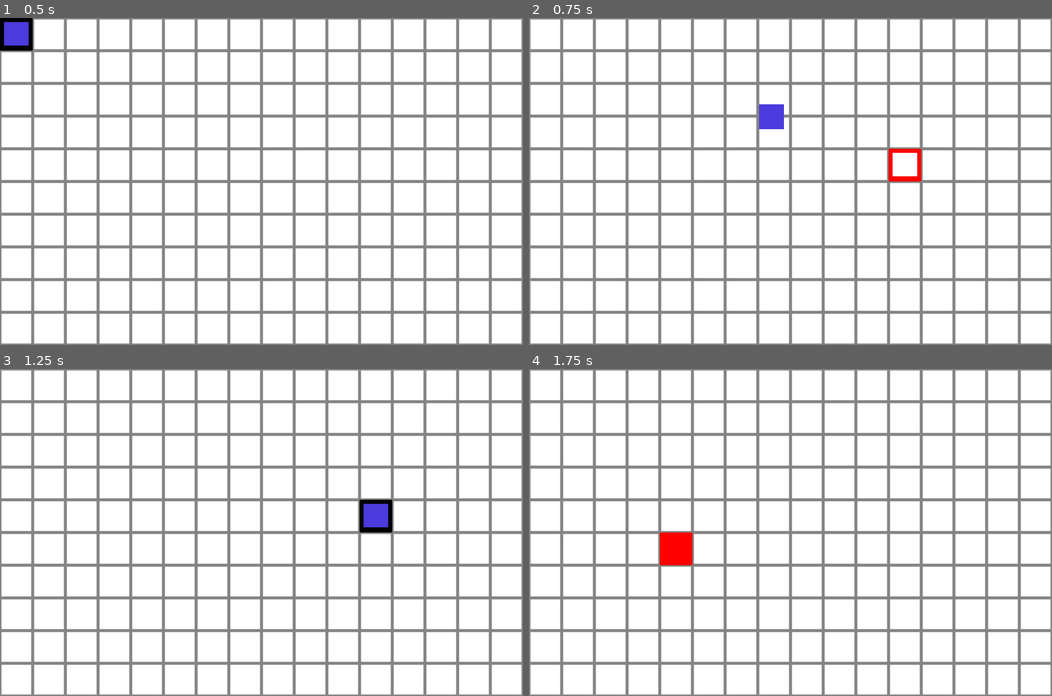
Above: before the commit, frames 1-4 (two rows, left to right).
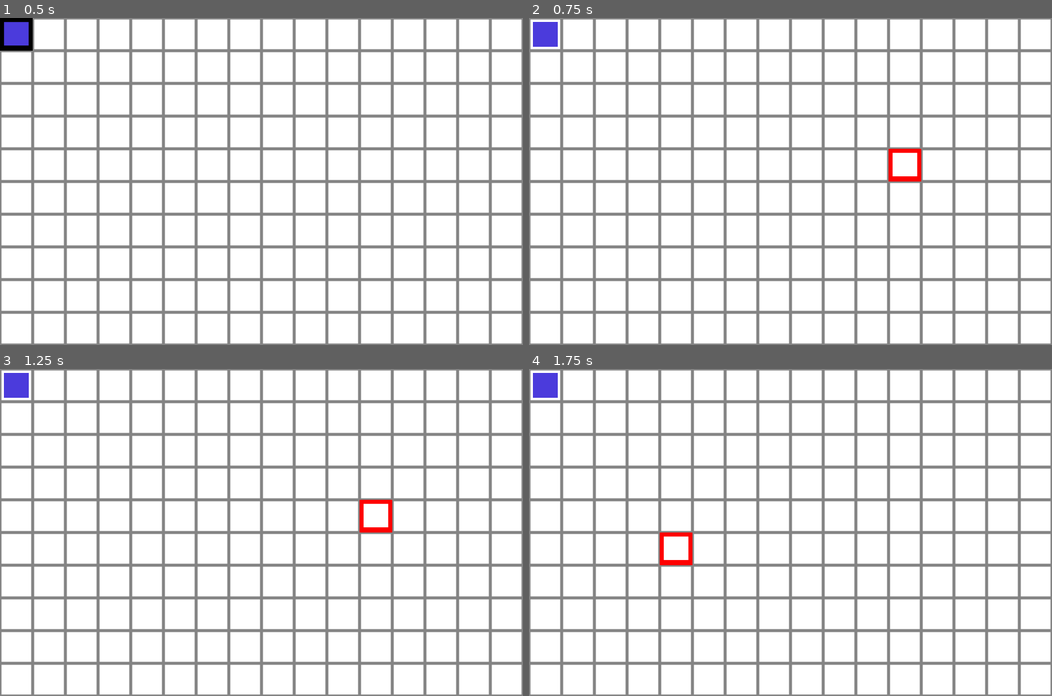
Above: after the commit, the same moments.

Repository: Aurenos/godot-grid-movement-practice
Game: Godot game, scene res://World.tscn
Two runs of this game, one before a commit and one after it. Both use one fixed random seed, a clock stepped at 60 frames per second and the inputs below.
Inputs (mouse positions are in pixels of both pictures, inside the frame that each line leads up to):
- Up to frame 1 (0.5 s): no input
- Up to frame 2 (0.75 s): tap Enter at 0.5 s; move the mouse to (905, 165) at 0.52 s; click (905, 165) at 0.6 s
- Up to frame 3 (1.25 s): no input
- Up to frame 4 (1.75 s): tap Space at 1.25 s; move the mouse to (685, 548) at 1.27 s; click (685, 548) at 1.35 s

Frame 1 is identical in both runs. In frame 2, 0.7% of the frame differs, in the area x 0-49%, y 1-34%; in frame 3, 1.0%, in the area x 0-75%, y 1-50%; in frame 4, 0.7%.

Commit message:
added limiting range of unit movement

Diff:
--- a/Grid.gd
+++ b/Grid.gd
@@ -28,7 +28,7 @@
 	var v_diff = ($Unit.position - snapped_pos)
 	var diff = abs(v_diff.x / 64) + abs(v_diff.y / 64)
 
-	if diff > $Unit.total_moves:
+	if diff > $Unit.movement_range:
 		highlighter.show_bad_color(true)
 	else:
 		highlighter.show_bad_color(false)
--- a/Unit.gd
+++ b/Unit.gd
@@ -1,20 +1,16 @@
 extends Polygon2D
 
 export var tween_speed: float = 0.2
-export var total_moves: int = 20
+export var movement_range: int = 4
 
-func update_color():
-	if total_moves <= 0:
-		self.color = Color(1, 0, 0)
 
 func move_to(pos: Vector2):
 	var v_diff = (self.position - pos)
 
 	var diff = abs(v_diff.x / 64) + abs(v_diff.y / 64)
 
-	self.total_moves -= diff
+	if int(diff) > movement_range:
+		return
 
 	$Tween.interpolate_property(self, "position", self.position, pos, 0.2, Tween.TRANS_SINE, Tween.EASE_IN_OUT)
 	$Tween.start()
-
-	self.update_color()
